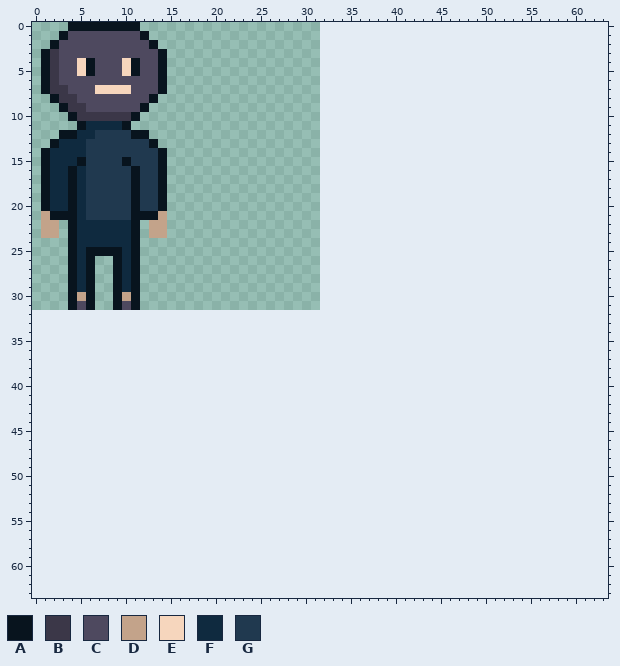
File history of a pixel-art file, GameOff-2024/Thief-SpriteSheet.aseprite. That is the earlier state.
32x32 pixels, 1 frame. The old version is drawn lined up with the new one, on the new canvas.
Palette (. is transparent): A #08141e  B #3b3748  C #4e495f  D #c3a38a  E #f6d6bd  F #0f2a3f  G #20394f
Pixels before (only the part around the change), first column x 0:
 0 ....AAAAAAAA....................................................
 1 ...ACCCCCCCCA...................................................
 2 ..ACCCCCCCCCCA..................................................
 3 .ABCCCCCCCCCCCA.................................................
 4 .ABCCEACCCEACCA.................................................
 5 .ABCCEACCCEACCA.................................................
 6 .ABCCCCCCCCCCCA.................................................
 7 .ABBCCCEEEECCCA.................................................
 8 ..ABBCCCCCCCCA..................................................
 9 ...ABBCCCCCCA...................................................
10 ....ABBBBBBA....................................................
11 .....AFFFFA.....................................................
12 ...AAFFGGGGAA...................................................
13 ..AFFFGGGGGGGA..................................................
14 .AFFFFGGGGGGGGA.................................................
15 .AFFFAGGGGAGGGA.................................................
16 .AFFAFGGGGGAGGA.................................................
17 .AFFAFGGGGGAGGA.................................................
18 .AFFAFGGGGGAGGA.................................................
19 .AFFAFGGGGGAGGA.................................................
20 .AFFAFGGGGGAGGA.................................................
21 .DAAAFGGGGGAAAD.................................................
22 .DD.AFFFFFFA.DD.................................................
23 .DD.AFFFFFFA.DD.................................................
24 ....AFFFFFFA....................................................
25 ....AFAAAAFA....................................................
26 ....AFA..AFA....................................................
27 ....AFA..AFA....................................................
28 ....AFA..AFA....................................................
29 ....AFA..AFA....................................................
30 ....ADA..ADA....................................................
31 ....ACA..ACA....................................................
32 ................................................................
33 ................................................................
34 ................................................................
35 ................................................................
36 ................................................................
37 ................................................................
38 ................................................................
39 ................................................................
40 ................................................................
41 ................................................................
42 ................................................................
43 ................................................................
44 ................................................................
45 ................................................................
46 ................................................................
47 ................................................................
48 ................................................................
49 ................................................................
50 ................................................................
51 ................................................................
52 ................................................................
53 ................................................................
54 ................................................................
55 ................................................................
56 ................................................................
57 ................................................................
58 ................................................................
59 ................................................................
60 ................................................................
61 ................................................................
62 ................................................................
63 ................................................................
Now the later version:
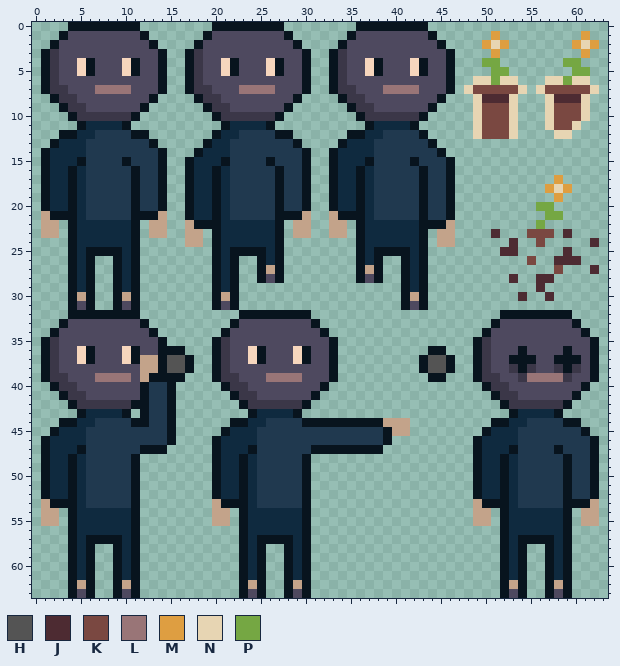
Colours new in this view: H #545454  J #4d2b32  K #7a4841  L #997577  M #de9e41  N #e7d5b3  P #75a743
Changes in this commit:
canvas 32x32 -> 64x64
Changed rows in their new state; - is an unchanged pixel.
first column x 1:
 0 -------------------AAAAAAAA--------AAAAAAAA-------------------
 1 ------------------ACCCCCCCCA------ACCCCCCCCA------M---------M-
 2 -----------------ACCCCCCCCCCA----ACCCCCCCCCCA----MNM-------MNM
 3 ----------------ABCCCCCCCCCCCA--ABCCCCCCCCCCCA----M---------M-
 4 ----------------ABCCEACCCEACCA--ABCCEACCCEACCA---PP-------PP--
 5 ----------------ABCCEACCCEACCA--ABCCEACCCEACCA----PP-------PP-
 6 ----------------ABCCCCCCCCCCCA--ABCCCCCCCCCCCA--NNPNN---NNPNN-
 7 ------LLLL------ABBCCCLLLLCCCA--ABBCCCLLLLCCCA-NKKKKKN-NKKKKKN
 8 -----------------ABBCCCCCCCCA----ABBCCCCCCCCA---NJJJN---NJJJN-
 9 ------------------ABBCCCCCCA------ABBCCCCCCA----NKKKN---NKKKN-
10 -------------------ABBBBBBA--------ABBBBBBA-----NKKKN---NKKKN-
11 --------------------AFFFFA----------AFFFFA------NKKKN---NKKN--
12 -------------------AFFGGGGAA------AAFFGGGGA-----NKKKN----NN---
13 ------------------AFFGGGGGGGA----AFFFGGGGGGA------------------
14 -----------------AFFFGGGGGGGGA--AFFFFGGGGGGGA-----------------
15 ----------------AFFFAGGGGAGGGA--AFFFAGGGGAGGGA----------------
16 ----------------AFFAFGGGGGAGGA--AFFAFGGGGGAGGA----------------
17 ----------------AFFAFGGGGGAGGA--AFFAFGGGGGAGGA-----------M----
18 ----------------AFFAFGGGGGAGGA--AFFAFGGGGGAGGA----------MNM---
19 ----------------AFFAFGGGGGAGGA--AFFAFGGGGGAGGA-----------M----
20 ----------------AFFAFGGGGGAGGA--AFFAFGGGGGAGGA---------PP-----
21 ----------------AFFAFGGGGGAAAD--DAAAFGGGGGAGGA----------PP----
22 ----------------DAAAFFFFFFA-DD--DD-AFFFFFFAAAD---------P------
23 ----------------DD-AFFFFFFA-DD--DD-AFFFFFFA-DD----J---KKK-J---
24 ----------------DD-AFFFFFFA--------AFFFFFFA-DD------J--K-----J
25 -------------------AFAAAAFA--------AFAAAAFA--------JJ-----J---
26 -------------------AFA--AFA--------AFA--AFA-----------K--JJJ--
27 -------------------AFA--ADA--------ADA--AFA--------------K---J
28 -------------------AFA--ACA--------ACA--AFA---------J--JJ-----
29 -------------------AFA------------------AFA------------J------
30 -------------------ADA------------------ADA----------J--J-----
31 -------------------ACA------------------ACA-------------------
32 ---AAAAAAAA-----------AAAAAAAA---------------------AAAAAAAA---
33 --ACCCCCCCCA---------ACCCCCCCCA-------------------ACCCCCCCCA--
34 -ACCCCCCCCCCA-------ACCCCCCCCCCA-----------------ACCCCCCCCCCA-
35 ABCCCCCCCCCCCA-----ABCCCCCCCCCCCA---------------ABCCCCCCCCCCCA
36 ABCCEACCCEACCAAA---ABCCEACCCEACCA----------AA---ABCCCACCCCACCA
37 ABCCEACCCEADDAHHA--ABCCEACCCEACCA---------AHHA--ABCCAAACCAAACA
38 ABCCCCCCCCCDDAHHA--ABCCCCCCCCCCCA---------AHHA--ABCCBABCCBABCA
39 ABBCCCLLLLCDAAAA---ABBCCCLLLLCCCA----------AA---ABBCCBLLLLBCCA
40 -ABBCCCCCCCAGGA-----ABBCCCCCCCCA-----------------ABBCCCCCCCCA-
41 --ABBCCCCCCAGGA------ABBCCCCCCA-------------------ABBCCCCCCA--
42 ---ABBBBBBAAGGA-------ABBBBBBA---------------------ABBBBBBA---
43 ----AFFFFA-AGGA--------AFFFFA-----------------------AFFFFA----
44 --AAFFGGGGAAGGA------AAFFGGGGAAAAAAAAADDD---------AAFFGGGGAA--
45 -AFFFGGGGGGGGGA-----AFFFGGGGGGGGGGGGGGADD--------AFFFGGGGGGGA-
46 AFFFFGGGGGGGGGA----AFFFFGGGGGGGGGGGGGGA---------AFFFFGGGGGGGGA
47 AFFFAGGGGGGAAA-----AFFFAGGGGGGAAAAAAAA----------AFFFAGGGGAGGGA
48 AFFAFGGGGGA--------AFFAFGGGGGA------------------AFFAFGGGGGAGGA
49 AFFAFGGGGGA--------AFFAFGGGGGA------------------AFFAFGGGGGAGGA
50 AFFAFGGGGGA--------AFFAFGGGGGA------------------AFFAFGGGGGAGGA
51 AFFAFGGGGGA--------AFFAFGGGGGA------------------AFFAFGGGGGAGGA
52 AFFAFGGGGGA--------AFFAFGGGGGA------------------AFFAFGGGGGAGGA
53 DAAAFGGGGGA--------DAAAFGGGGGA------------------DAAAFGGGGGAAAD
54 DD-AFFFFFFA--------DD-AFFFFFFA------------------DD-AFFFFFFA-DD
55 DD-AFFFFFFA--------DD-AFFFFFFA------------------DD-AFFFFFFA-DD
56 ---AFFFFFFA-----------AFFFFFFA---------------------AFFFFFFA---
57 ---AFAAAAFA-----------AFAAAAFA---------------------AFAAAAFA---
58 ---AFA--AFA-----------AFA--AFA---------------------AFA--AFA---
59 ---AFA--AFA-----------AFA--AFA---------------------AFA--AFA---
60 ---AFA--AFA-----------AFA--AFA---------------------AFA--AFA---
61 ---AFA--AFA-----------AFA--AFA---------------------AFA--AFA---
62 ---ADA--ADA-----------ADA--ADA---------------------ADA--ADA---
63 ---ACA--ACA-----------ACA--ACA---------------------ACA--ACA---
